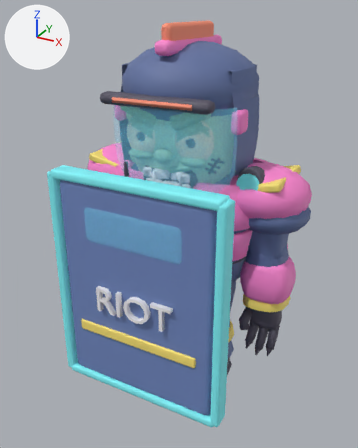
The glTF model art/models/neon_riot.glb, before and after one commit.
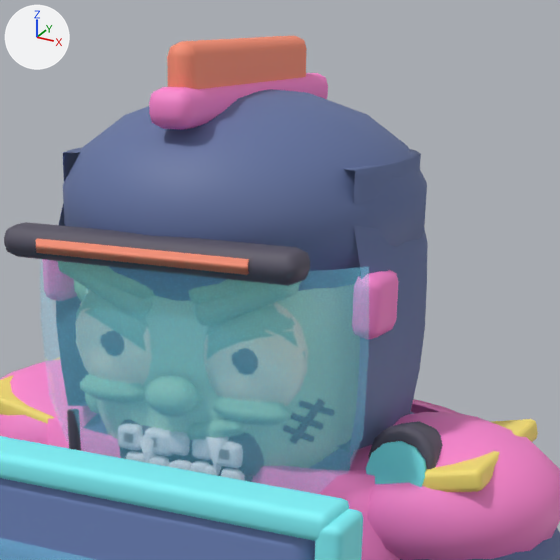
Old and new are each drawn whole from a 50 mm lens placed at (1.27, -2.44, 2.24), pointed at (0.01, -0.17, 1.1) and again close up on the part from 27% to 86% of the width and 2% to 49% of the height. The lights are fixed; the arrows at upper left show +X, +Y and +Z. The first two pictures are the older version. Vertices at exactly the same position are counted once.

The first close-up shows 'Acc_Riot_Crest', 'Acc_Riot_Lamp', 'Acc_Riot_Shield', 'Face_Riot_Clench', 'Face_Riot_Grin', 'Face_Riot_Snarl', 'Outfit_Riot' and 1 more.
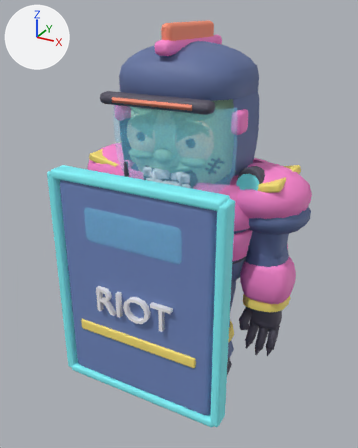
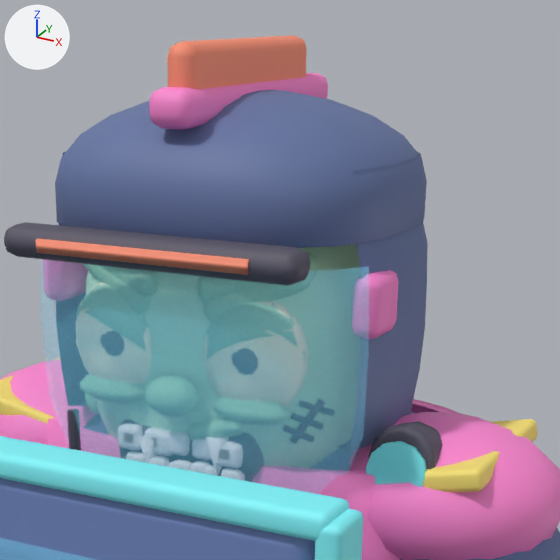
Pixel boxes [x1, y1, x2, y2] of what changed, in the close-ups (560 x 560 px; the box of a moved part takes in the faces that stretch with it):
'Face_Riot_Grin', reshaped
    before: [58, 261, 305, 475]
    after: [76, 264, 311, 475]
part 1 of me_face_riot_grin, moved or reshaped
    before: [58, 261, 299, 304]
    after: [83, 264, 311, 302]
part 2 of me_face_riot_grin, edited (looks the same)
    both: [77, 291, 305, 359]
part 3 of me_outfit_riot, deleted (mostly hidden)
    before: [74, 280, 86, 302]
part 4 of me_outfit_riot, moved or reshaped
    before: [63, 89, 427, 301]
    after: [55, 90, 427, 248]
part 5 of me_outfit_riot, edited (looks the same)
    both: [51, 86, 421, 391]

The edits, one by one:
me_face_riot_grin is used by ob_face_riot_grin; location (0.0, 0.0, 0.0).
me_face_riot_grin had 926 vertices, 1792 faces and spanned x -0.254..0.254, y -0.33..-0.184, z 1.355..1.799.
me_face_riot_grin now has 926 vertices, 1792 faces and spans x -0.254..0.254, y -0.321..-0.184, z 1.355..1.799.
me_face_riot_grin part 1: 112 of 926 vertices moved; they spanned x -0.252..0.252, y -0.33..-0.26, z 1.715..1.799 and now span x -0.249..0.249, y -0.304..-0.203, z 1.715..1.799; mean shift (0.0, 0.041, 0.0); largest move (0.245, -0.324, 1.769) -> (0.247, -0.241, 1.767).
me_face_riot_grin part 2: 672 kept faces spanning x -0.254..0.254, y -0.321..-0.184, z 1.534..1.799 get new vertex colours.
me_outfit_riot is used by ob_outfit_riot; location (0.0, 0.0, 0.0).
me_outfit_riot had 8145 vertices, 15200 faces and spanned x -0.7..0.7, y -0.47..0.36, z 0.0..2.1.
me_outfit_riot now has 8252 vertices, 15388 faces and spans x -0.7..0.7, y -0.47..0.36, z 0.0..2.1.
me_outfit_riot part 3: the loose piece of 34 vertices spanning x -0.31..-0.24, y -0.2..-0.17, z 1.66..1.74 is deleted.
me_outfit_riot part 4: 145 vertices removed from x -0.36..0.36, y -0.38..0.36, z 1.64..2.08; 252 vertices added at x -0.35..0.35, y -0.34..0.28, z 1.84..2.08.
me_outfit_riot part 5: 590 kept faces spanning x -0.37..0.37, y -0.43..0.3, z 1.44..2.07 get new vertex colours.
Other edits to the shape of me_outfit_riot do not show in these pictures.
